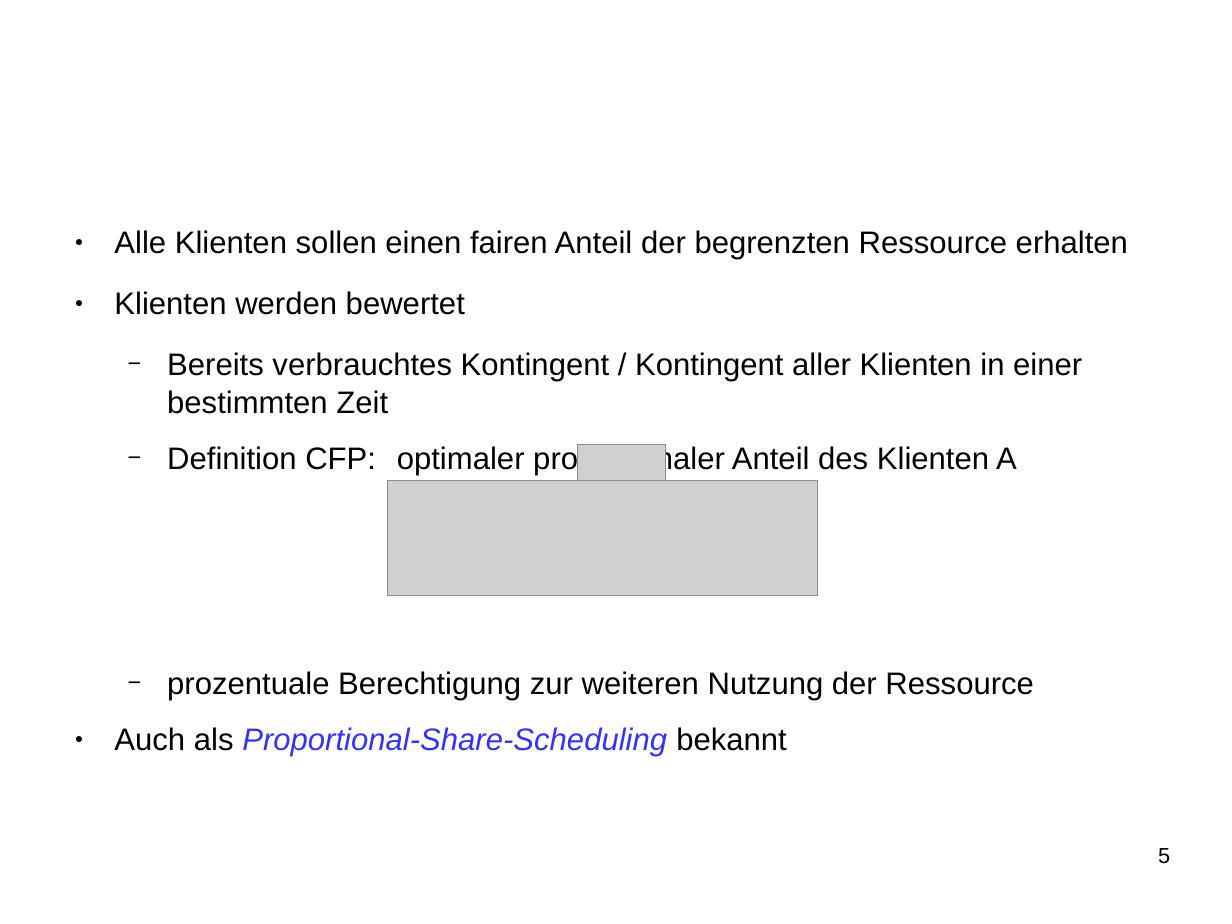
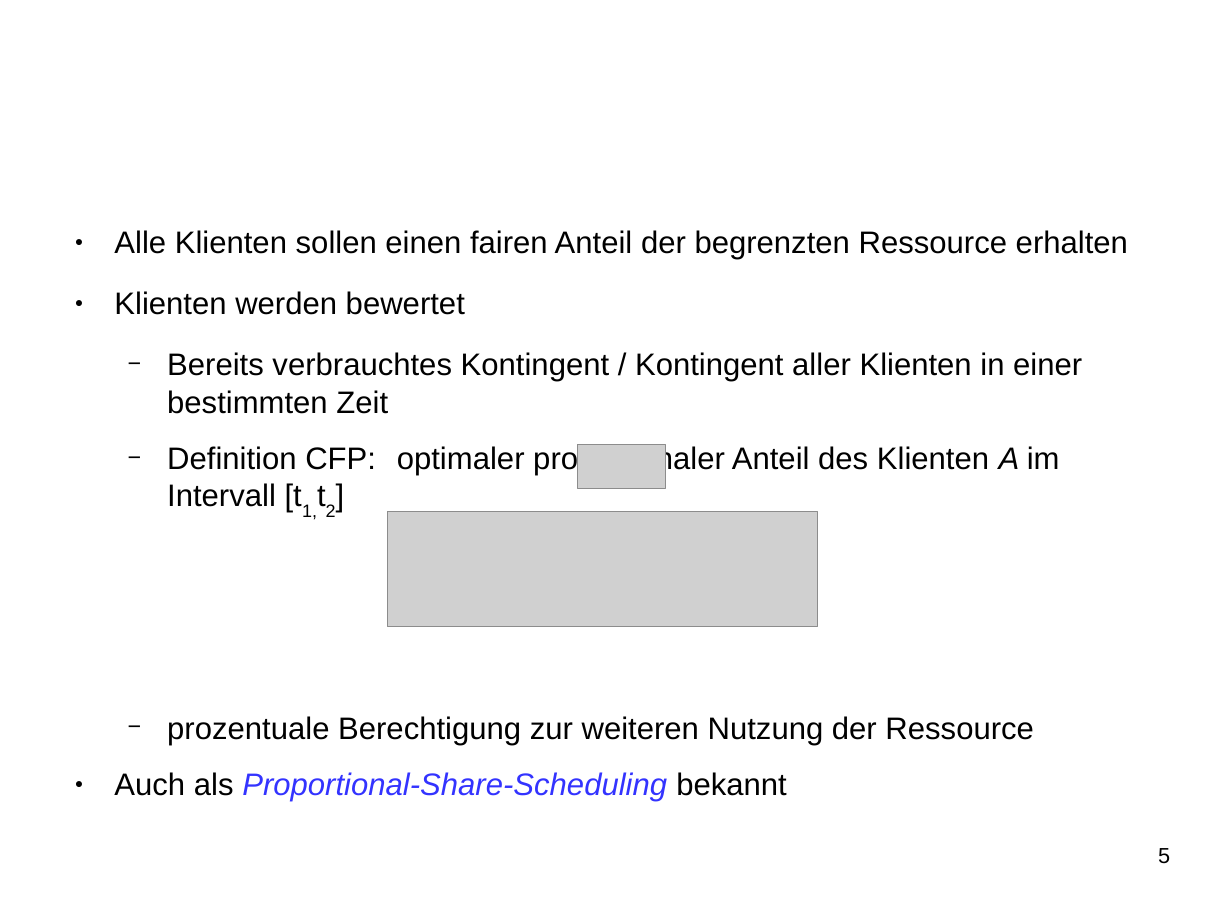
Before and after one commit to SeminararbeitCFS/main, a slide deck: slide 5 of vortrag/vortrag_CFS.odp. Drawn at 1232x924 pixels with LibreOffice and Linux fonts; fonts in the diff are those of the drawing; grey boxes stand for pictures; background and template pictures are left out. Boxes give left, top, right and bottom in pixels: in the first picture for what was removed or moved away, otherwise in the second. Text is boxed around its words. In the diff, an @@ line names an element or a change of style, - is before the commit and + after.

```diff
--- a/vortrag/vortrag_CFS.odp
+++ b/vortrag/vortrag_CFS.odp
@@ text at (167,444,1060,507): text changed @@
-  − Definition CFP: optimaler proportionaler Anteil des Klienten A
+  − Definition CFP: optimaler proportionaler Anteil des Klienten A im Intervall [t1,t2]
@@ picture: place and size @@
-picture at (387,481,817,596)
+picture at (387,512,817,627)
```
Also in this commit, not shown: 3 other slides changed, 2 slides added, 2 slides removed.
